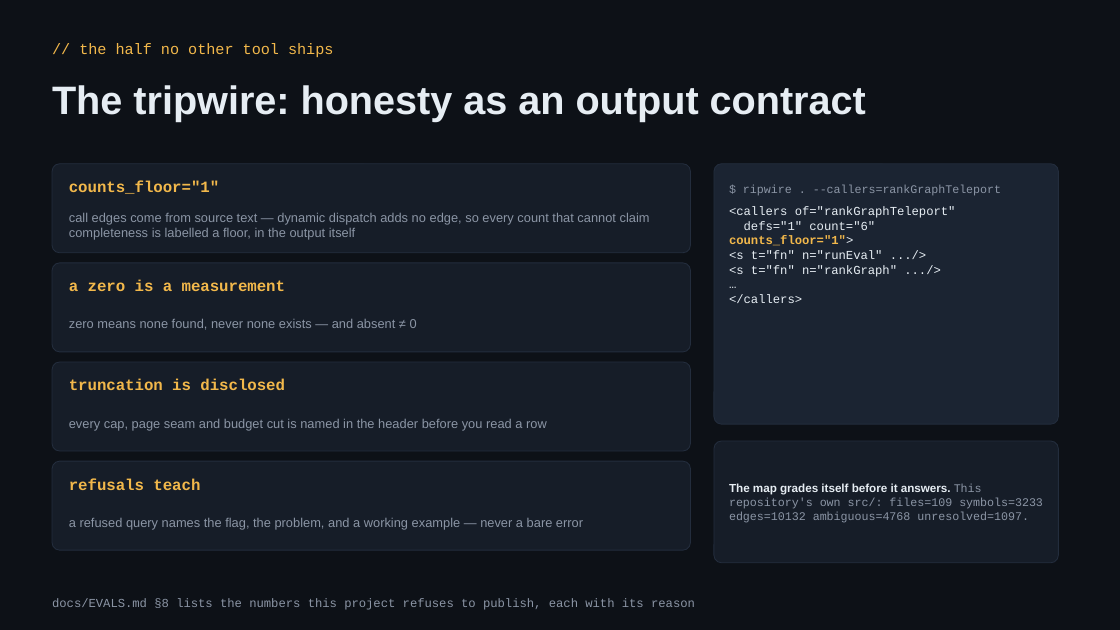
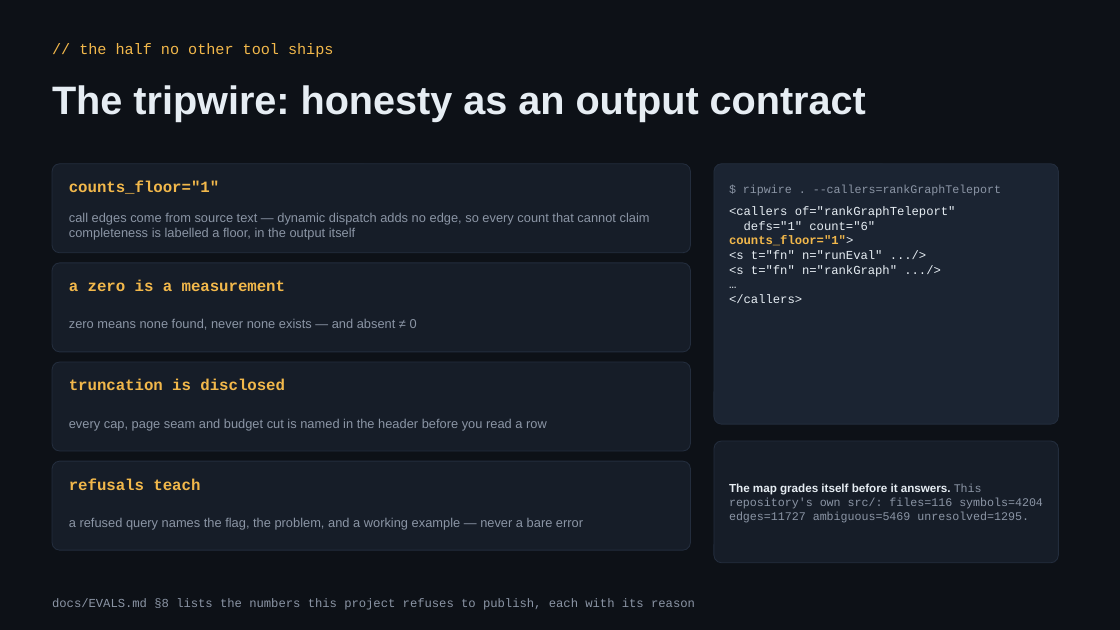
Before and after one commit to redhat-et/ripwire, a slide deck: slide 16 of present/ripwire-showcase.pptx (slide 14 before the commit). Drawn at 1120x630 pixels with LibreOffice and Linux fonts; fonts in the diff are those of the drawing. Boxes give left, top, right and bottom in pixels: in the first picture for what was removed or moved away, otherwise in the second. Text is boxed around its words. In the diff, an @@ line names an element or a change of style, - is before the commit and + after.

```diff
--- a/present/ripwire-showcase.pptx
+++ b/present/ripwire-showcase.pptx
@@ text at (729, 483, 1043, 523): text changed @@
-The map grades itself before it answers. This repository's own src/: files=109 symbols=3233 edges=10132 ambiguous=4768 unresolved=1097.
+The map grades itself before it answers. This repository's own src/: files=116 symbols=4204 edges=11727 ambiguous=5469 unresolved=1295.
```
Also in this commit, not shown: 11 other slides changed, 3 slides added, 4 other files.
